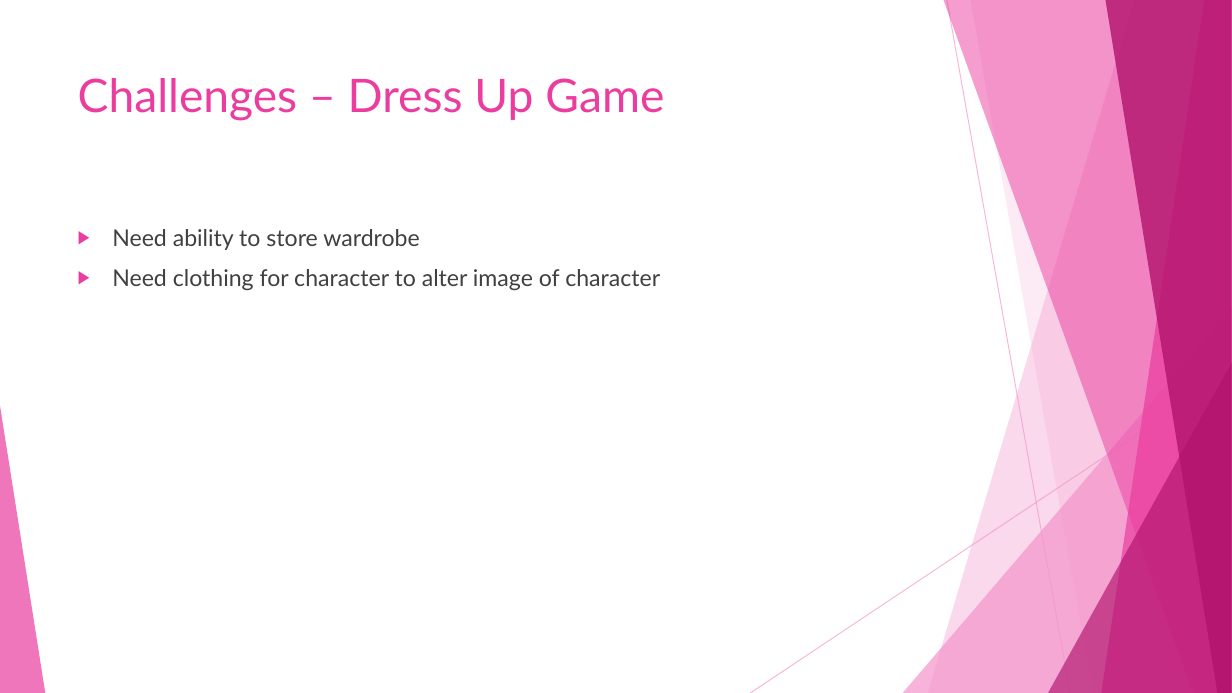
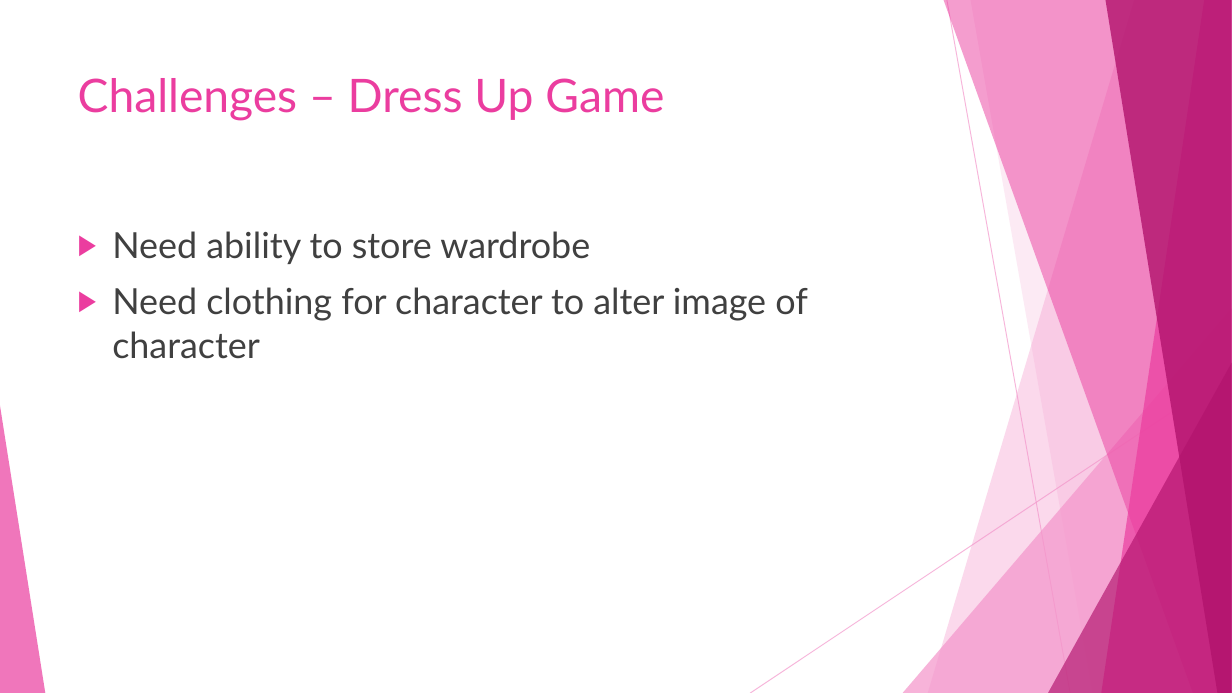
Before and after one commit to alexandraburress/488GroupProject, a slide deck: slide 13 of SchoolReport/Mobile Wizard Dress-Up Game.pptx. Drawn at 1232x693 pixels with LibreOffice and Linux fonts; fonts in the diff are those of the drawing. Boxes give left, top, right and bottom in pixels: in the first picture for what was removed or moved away, otherwise in the second. Text is boxed around its words. In the diff, an @@ line names an element or a change of style, - is before the commit and + after.

```diff
--- a/SchoolReport/Mobile Wizard Dress-Up Game.pptx
+++ b/SchoolReport/Mobile Wizard Dress-Up Game.pptx
@@ text "Need ability to store wardrobe" at [112,231,808,359]: size 18 to 28 pt @@
```
Also in this commit, not shown: 12 other slides changed, 1 other file.
